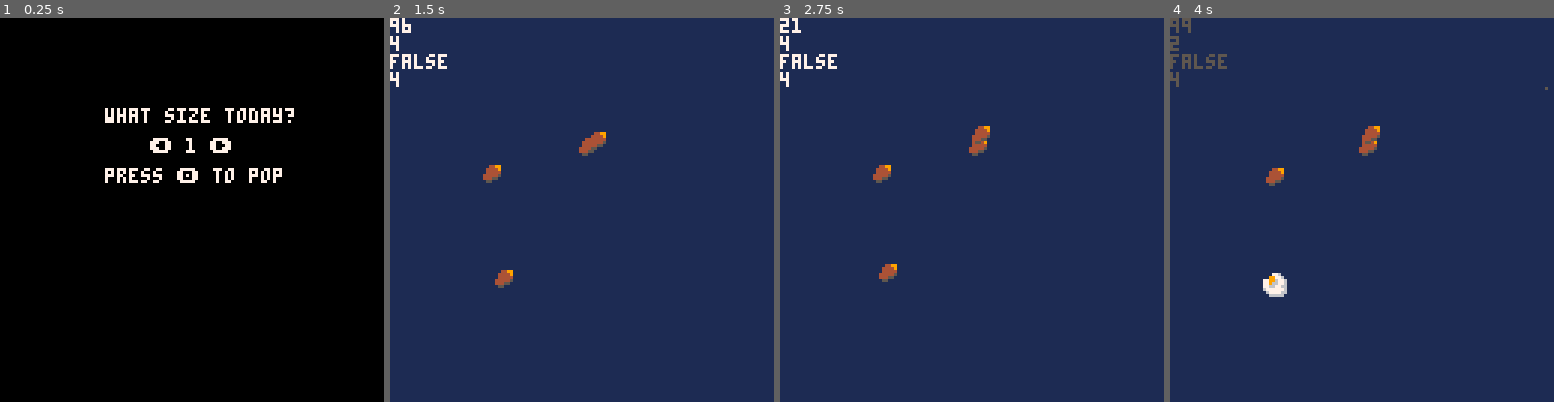
Above: before the commit, frames 1-4 (left to right).
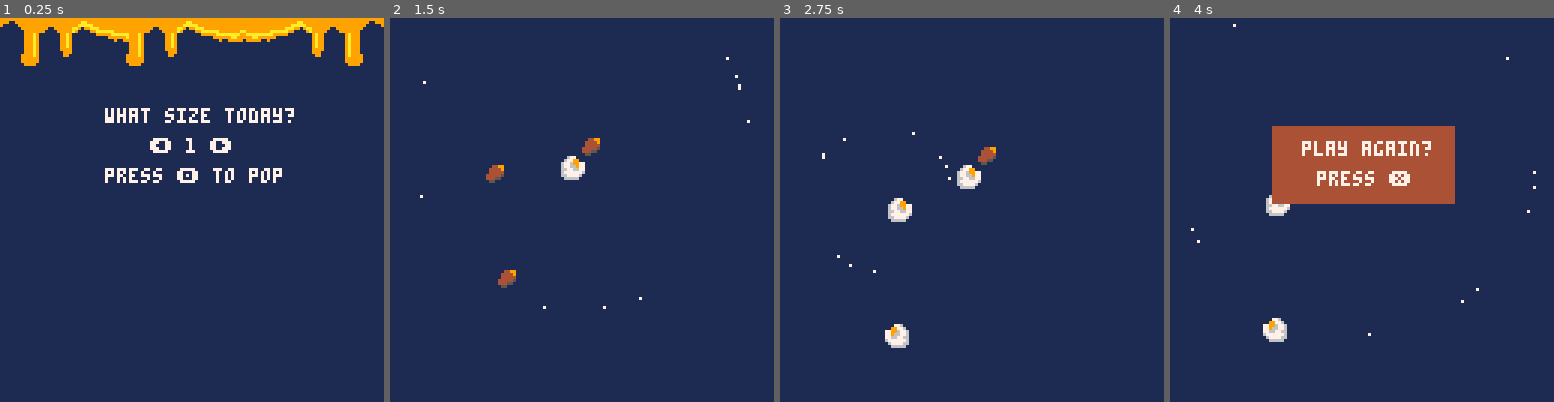
Above: after the commit, the same moments.

Repository: thoughtlesslabs/popper
Game: PICO-8 cartridge popper.p8
Two runs of this game, one before a commit and one after it. Both use one fixed random seed, a clock stepped at 60 frames per second and the inputs below.
Inputs:
- Up to frame 1 (0.25 s): no input
- Up to frame 2 (1.5 s): tap O (Z key) at 0.33, 0.7, 1.43 s; tap X (X key) at 1.07 s
- Up to frame 3 (2.75 s): hold Left 1.97-2.37 s; tap X (X key) at 2.07, 2.4, 2.73 s; tap O (Z key) at 2.22 s
- Up to frame 4 (4 s): hold Right 2.87-3.53 s; tap X (X key) at 3.07, 3.4, 3.73 s; tap O (Z key) at 3.1, 3.98 s

The runs differ from the first frame. In frame 1, 98% of the frame differs, in the area x 0-100%, y 0-100%; in frame 2, 1.3%; in frame 3, 2.3%; in frame 4, 11%.

Commit message:
Fixed jitter and added sprite to start menu

Diff:
--- a/popper.p8
+++ b/popper.p8
@@ -135,6 +135,7 @@
 	gametimer=30
 	levelselect()
 	jit=0
+	jittering=false
 	if btnp(4) then
 		mode="game"
 	end
@@ -162,39 +163,53 @@
 --pop kernels base on user input
 function updategame()
  if popcount<#kernels then
- 	if btnp(4) then
- 	rkern=flr(rnd(#kernels)+1)
- 	kernels[rkern].j=true
+ 	if btnp(4) and jittering==false then
+ 		pickkern()
  	end
  else
  	updategameover()
  end
+ if kernels[rkern].mvtimer>0 then
  movekern(rkern)
+ end
 	if kernels[rkern].j then
 		jitter(rkern)
 	end
+	if kernels[rkern].jtimer==0 then
+		kernpop()
+	end
 end
 
 function jitter(_j)
+	jittering=true
 	kernels[_j].jtimer-=1
 	if kernels[_j].jtimer > 0 then
 		jit=rnd(3)
 	else
 		kernels[_j].jtimer=0
-		kernpop()
+	end
+end
+
+function pickkern()
+	rkern=flr(rnd(#kernels)+1)
+	if kernels[rkern].n==false then
+		pickkern()
+	else
+		kernels[rkern].j=true
 	end
 end
 
 function kernpop()
 	if kernels[rkern].p then
-
-	else
+		kernels[rkern].n=false
+	elseif kernels[rkern].n then
 		sfx(0)
 		shake=0.4
-		kernels[rkern].p=true
 		popped(kernels[rkern])
 		popcount+=1
-	end
+		kernels[rkern].p=true
+	end
+	jittering=false
 end
 
 function movekern(mk)
@@ -251,7 +266,8 @@
 	k.dy=-1
 	k.p=false
 	k.j=false
-	k.jtimer=100
+	k.jtimer=20
+	k.n=true
 	k.r=flr(rnd(4)+1)
 	k.mvtimer=10
 	add(kernels,k)
@@ -273,10 +289,6 @@
 function drawgame()
 	local i
 	cls(1)
-	print(kernels[rkern].jtimer)
-	print(rkern)
-	print(kernels[rkern].p)
-	print(#kernels)
 	doshake()
 	for i=1,#kernels do
 		if kernels[i].p==false then
@@ -302,7 +314,10 @@
 end
 
 function drawstart()
-	cls()
+	cls(1)
+	spr(16,0,0,20,15)
+	spr(16,35,0,10,15)
+	spr(16,0,0,20,15,true)
 	print("what size today?",35,30,7)
 	print("⬅️ "..levelnum.." ➡️",50,40,7)
 	print("press 🅾️ to pop",35,50,7)
Not shown, changed: 32 lines of the sprite sheet (__gfx__) section of popper.p8
